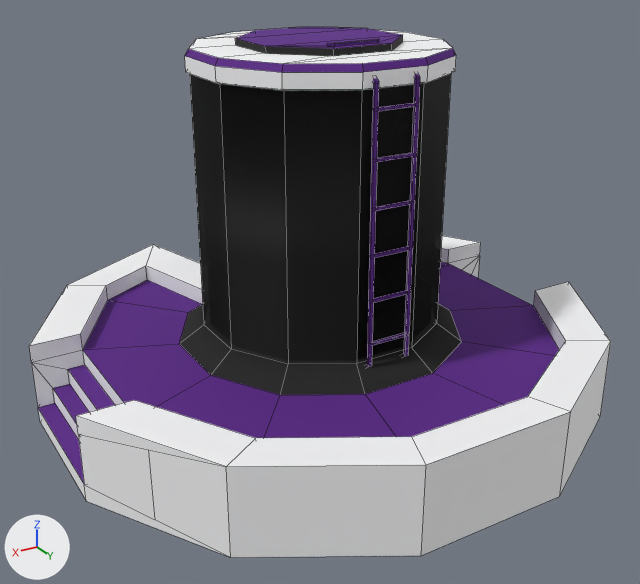
The FBX model Assets/Resources/MapSystem/Models/Enviroments/Replicator.fbx: old version first, new version second.
Camera for both pictures: a 50 mm lens placed at (9.87, -865.55, 10.65), pointed at (0.32, -881.47, 2.7). Arrows for +X, +Y and +Z are at lower left; the lights stay in place. The first picture is the older version. Mesh edges are drawn as thin lines. Where no turn or scale is listed for an object, it has been applied to the vertices.

In view in the first picture: 'Laboratory_1x1x1.001'.
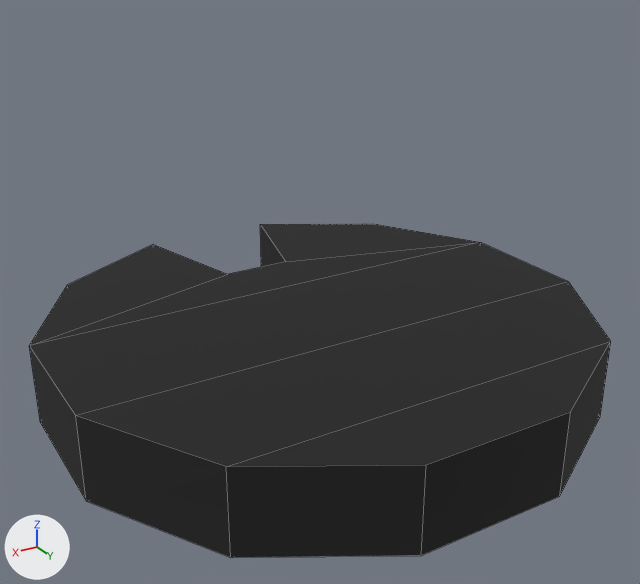
The newer file is also turned or shifted as a whole; pictures and numbers use the older file's frame.

The edits, one by one:
me_плоскость_022 is used by ob_laboratory_1x1x1_001; location (0.0, -882.0, 0.0).
me_плоскость_022 had 364 vertices, 370 faces and spanned x -6.38..6.38, y -6.38..6.38, z 0.0..8.29.
me_плоскость_022 no longer uses material mat_col__laboratory (purple #5f238e).
me_плоскость_022 no longer uses material mat_glass (black #000000).
me_плоскость_022 no longer uses material mat_tex__control_panel (picture img_control_panel_png).
me_плоскость_022 no longer uses material mat_light_y (white #e7e7e7).
me_плоскость_022 now has 28 vertices, 26 faces and spans x -6.38..6.38, y -6.38..6.38, z 0.0..1.94.
me_плоскость_022 part 1: the loose piece of 128 vertices spanning x -0.51..0.51, y 2.66..2.82, z 1.79..7.85 is deleted.
Part 2, on me_плоскость_022:
210 vertices are removed from x -6.38..6.38, y -4.92..5.54, z 0.19..8.29.
230 faces are deleted.
2 vertices are added at (-0.87, -3.25, 1.94), (0.87, -3.24, 1.94).
21 new faces join them.
me_плоскость_022 part 3: 5 faces spanning x -4.67..4.67, y -6.38..6.38, z 0.0..1.94 switch from mat_col__bathroom (white #fdfdff) to mat_col__plating (black #1b1b1b).

Changed parts and their boxes [x1, y1, x2, y2] in the pictures (640 x 584 px):
'Laboratory_1x1x1.001', reshaped (37% shorter)
    before: [29, 27, 611, 557]
    after: [29, 224, 611, 557]
part 1 of me_плоскость_022, deleted
    before: [366, 74, 420, 367]
part 2 of me_плоскость_022, reshaped
    before: [29, 27, 611, 557]
    after: [29, 224, 611, 557]
part 3 of me_плоскость_022, recoloured
    both: [226, 342, 611, 557]
